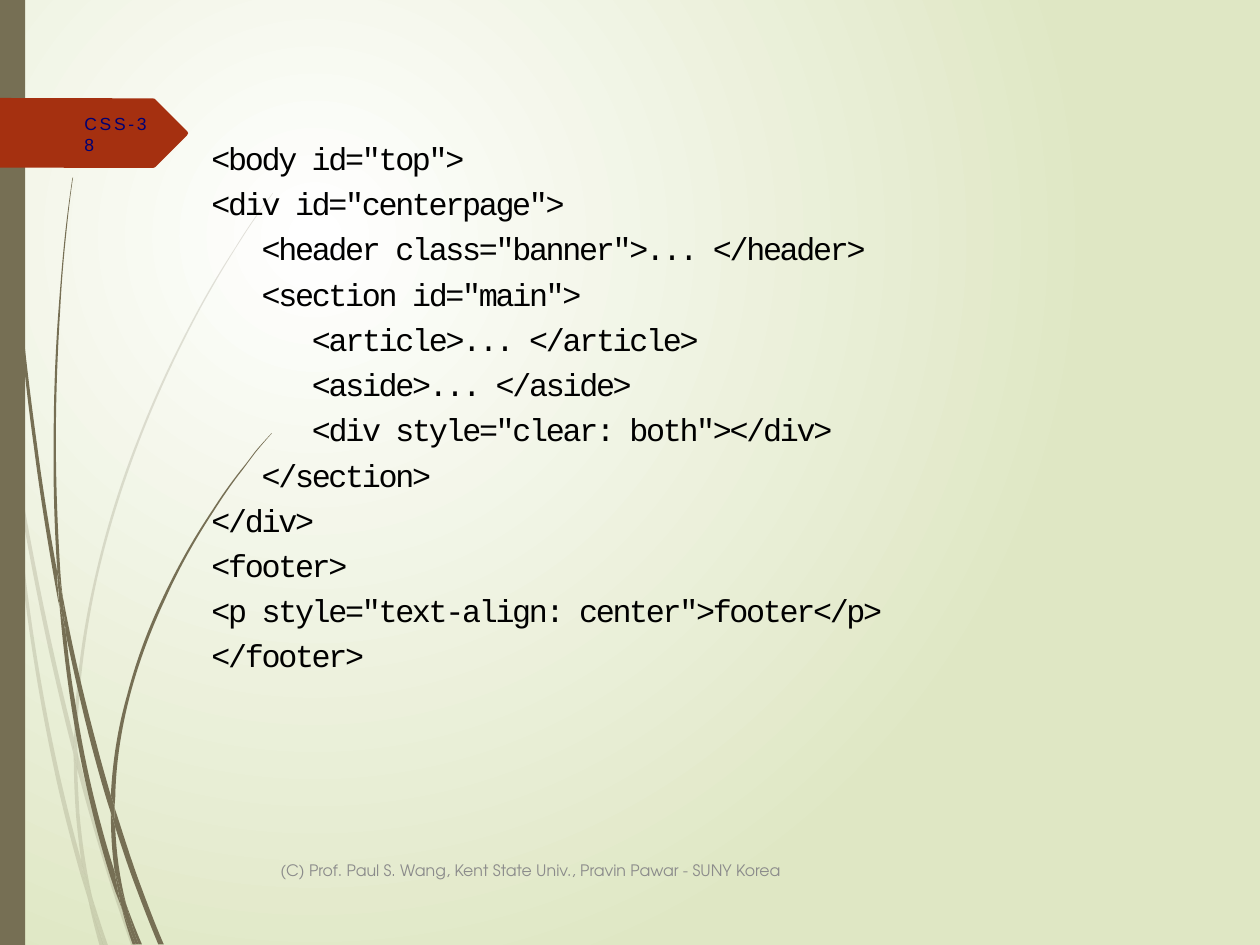
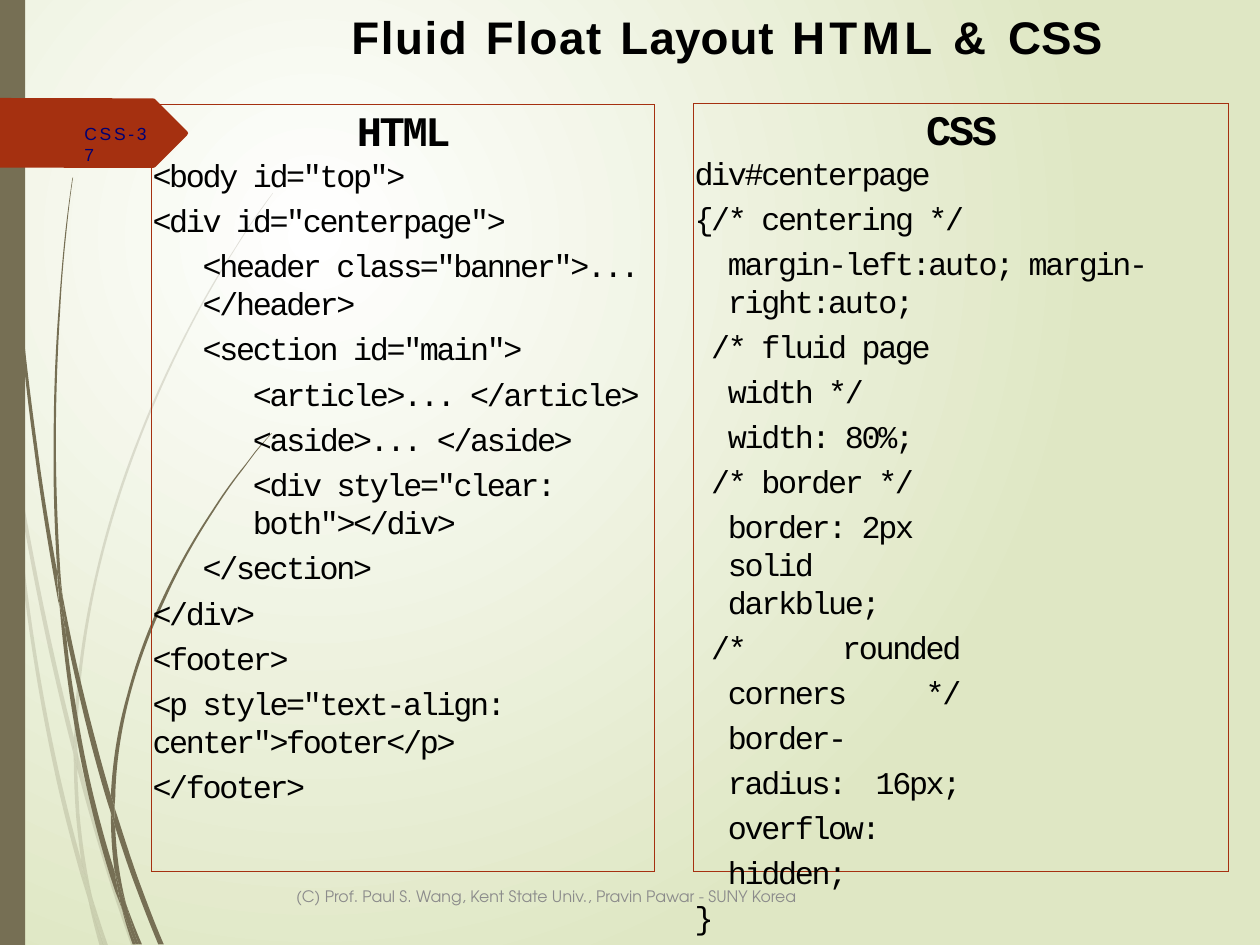
Before and after one commit to ppawar/ppawar.github.io, a slide deck: slide 37 of Fall2019/CSE102-F19/lectures/CSE102_Lec4-CSS.pptx (slide 38 before the commit). Drawn at 1260x945 pixels with LibreOffice and Linux fonts; fonts in the diff are those of the drawing. Boxes give left, top, right and bottom in pixels: in the first picture for what was removed or moved away, otherwise in the second. Text is boxed around its words. In the diff, an @@ line names an element or a change of style, - is before the commit and + after.

```diff
--- a/Fall2019/CSE102-F19/lectures/CSE102_Lec4-CSS.pptx
+++ b/Fall2019/CSE102-F19/lectures/CSE102_Lec4-CSS.pptx
@@ text added at (351, 21, 1102, 63), 26 pt, text #000000, bold @@
+Fluid Float Layout HTML & CSS
@@ rectangle "HTML": place and size @@
-rectangle "HTML" at (211, 147, 882, 668)
+rectangle "HTML" at (151, 105, 655, 871)
@@ rectangle "HTML" at (151, 105, 655, 871): outline none to #A53010 0.75 pt @@
@@ text in rectangle at (357, 118, 451, 146): paragraph added @@
+HTML
@@ rectangle added at (693, 103, 1228, 872), outline #A53010 0.75 pt, 18.1 pt, text #000000 @@
+CSS
+div#centerpage
+{/* centering */
+margin-left:auto; margin-right:auto;
+/* fluid page width */ width: 80%;
+/* border */
+border: 2px solid darkblue;
+/* rounded corners */ border-radius: 16px; overflow: hidden;
+}
@@ page number at (84, 128, 146, 140): text changed @@
-CSS-38
+CSS-37
@@ text "(C) Prof. Paul S. Wang, ...": place and size @@
-text "(C) Prof. Paul S. Wang, ..." at (280, 864, 780, 879)
+text "(C) Prof. Paul S. Wang, ..." at (296, 890, 796, 905)
```
Also in this commit, not shown: 7 other slides changed, 14 slides added, 3 slides removed, 11 other files.
